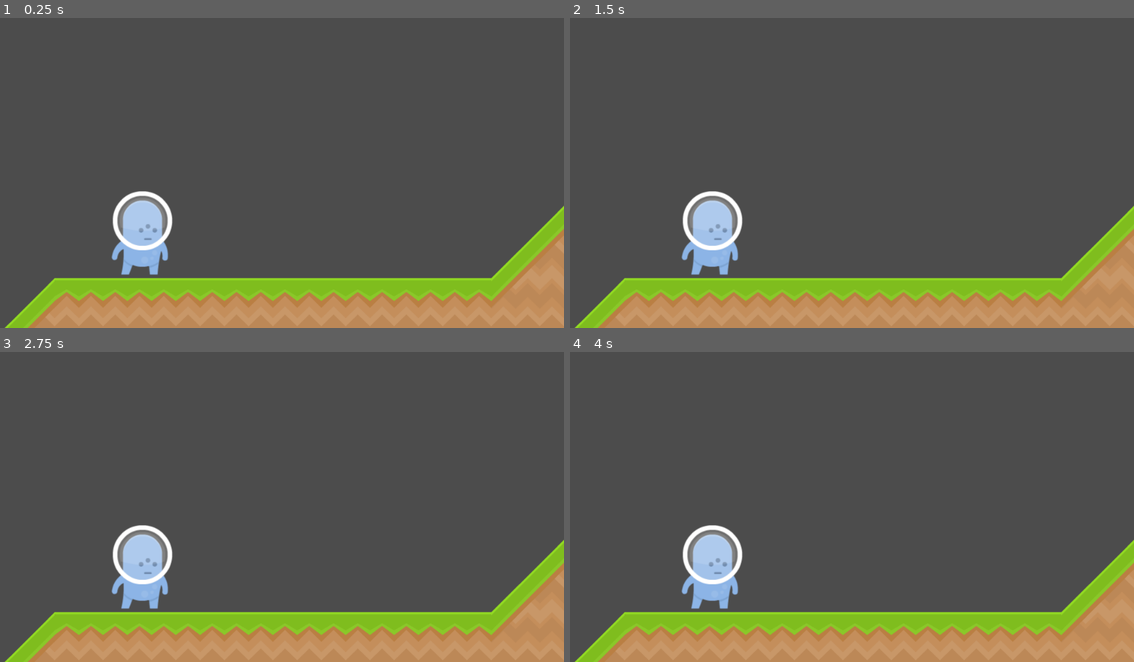
Above: before the commit, frames 1-4 (two rows, left to right).
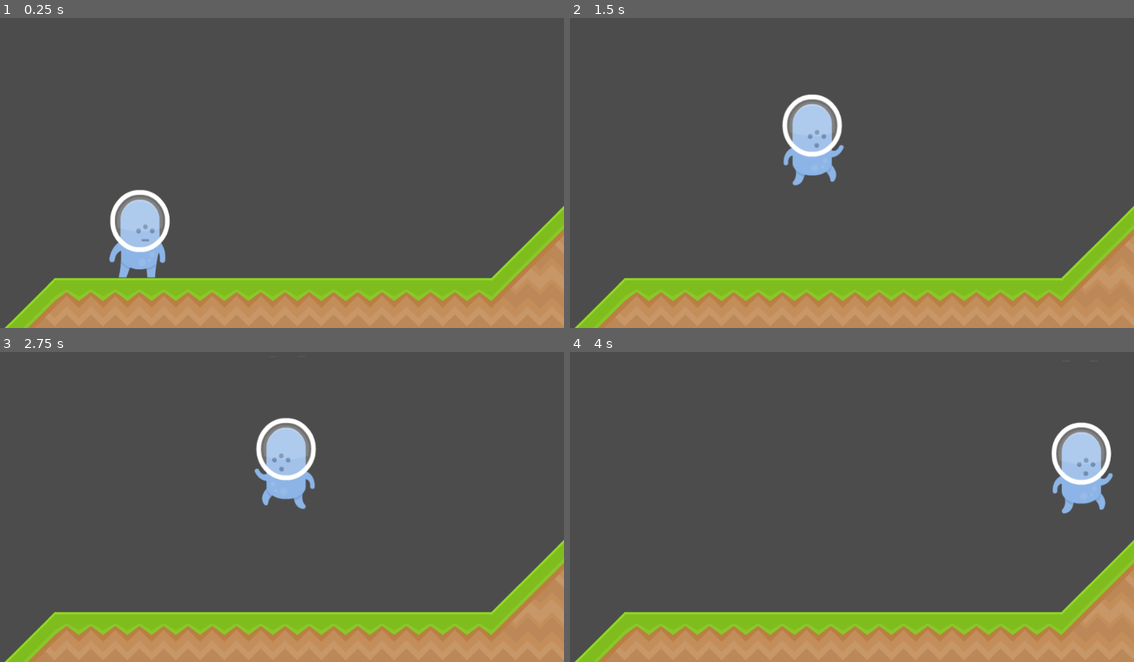
Above: after the commit, the same moments.

Repository: cpvanlue/midterm-cpvanlue
Game: Godot game, scene res://src/Level.tscn
The game is run twice, just before and just after one commit, with the same random seed, the same clock (stepped at 60 frames per second) and the same inputs. Before the commit the project has no main scene; this scene is started directly in both runs.
Inputs:
- Up to frame 1 (0.25 s): no input
- Up to frame 2 (1.5 s): hold S (crouch, bound only after the commit) 0.53-1.28 s; hold D (right, bound only after the commit) from 0.53 s (still down); tap Space (jump, bound only after the commit) at 0.77, 0.8, 1.07, 1.35 s
- Up to frame 3 (2.75 s): tap Space (jump, bound only after the commit) at 1.52, 1.82, 2.3 s; tap S (crouch, bound only after the commit) at 1.55 s; release D (right, bound only after the commit) at 2.03 s; hold A (left, bound only after the commit) from 2.03 s (still down); hold S (crouch, bound only after the commit) from 2.03 s (still down)
- Up to frame 4 (4 s): release A (left, bound only after the commit) at 2.78 s; release S (crouch, bound only after the commit) at 2.78 s; hold D (right, bound only after the commit) from 2.78 s (still down); tap S (crouch, bound only after the commit) at 2.85 s; tap Space (jump, bound only after the commit) at 3.02, 3.32, 3.6, 3.77 s

The runs differ from the first frame. In frame 1, 1.0% of the frame differs, in the area x 19-31%, y 55-84%; in frame 2, 4.6%; in frame 3, 4.6%; in frame 4, 4.6%, in the area x 19-97%, y 2-83%.

Commit message:
Add physics and movement to new Player script

Diff:
--- a/project.godot
+++ b/project.godot
@@ -11,7 +11,34 @@
 [application]
 
 config/name="CS315 Midsemester Jam"
+run/main_scene="res://src/Level.tscn"
 config/icon="res://icon.png"
+
+[input]
+
+left={
+"deadzone": 0.5,
+"events": [ Object(InputEventKey,"resource_local_to_scene":false,"resource_name":"","device":0,"alt":false,"shift":false,"control":false,"meta":false,"command":false,"pressed":false,"scancode":65,"unicode":0,"echo":false,"script":null)
+, Object(InputEventKey,"resource_local_to_scene":false,"resource_name":"","device":0,"alt":false,"shift":false,"control":false,"meta":false,"command":false,"pressed":false,"scancode":16777231,"unicode":0,"echo":false,"script":null)
+ ]
+}
+right={
+"deadzone": 0.5,
+"events": [ Object(InputEventKey,"resource_local_to_scene":false,"resource_name":"","device":0,"alt":false,"shift":false,"control":false,"meta":false,"command":false,"pressed":false,"scancode":68,"unicode":0,"echo":false,"script":null)
+, Object(InputEventKey,"resource_local_to_scene":false,"resource_name":"","device":0,"alt":false,"shift":false,"control":false,"meta":false,"command":false,"pressed":false,"scancode":16777233,"unicode":0,"echo":false,"script":null)
+ ]
+}
+jump={
+"deadzone": 0.5,
+"events": [ Object(InputEventKey,"resource_local_to_scene":false,"resource_name":"","device":0,"alt":false,"shift":false,"control":false,"meta":false,"command":false,"pressed":false,"scancode":32,"unicode":0,"echo":false,"script":null)
+ ]
+}
+crouch={
+"deadzone": 0.5,
+"events": [ Object(InputEventKey,"resource_local_to_scene":false,"resource_name":"","device":0,"alt":false,"shift":false,"control":false,"meta":false,"command":false,"pressed":false,"scancode":83,"unicode":0,"echo":false,"script":null)
+, Object(InputEventKey,"resource_local_to_scene":false,"resource_name":"","device":0,"alt":false,"shift":false,"control":false,"meta":false,"command":false,"pressed":false,"scancode":16777234,"unicode":0,"echo":false,"script":null)
+ ]
+}
 
 [physics]
 
--- a/src/Level.tscn
+++ b/src/Level.tscn
@@ -441,11 +441,11 @@
 format = 1
 tile_data = PoolIntArray( -982955, 17, 0, -917419, 17, 0, -851883, 17, 0, -786347, 17, 0, -720811, 17, 0, -655275, 17,  …(4512 unchanged characters)…
 
-[node name="Player" parent="." instance=ExtResource( 2 )]
-position = Vector2( 281.524, 377.741 )
-
 [node name="KillZone" type="Area2D" parent="."]
 
 [node name="CollisionShape2D" type="CollisionShape2D" parent="KillZone"]
 position = Vector2( 3875.92, 973.134 )
 shape = SubResource( 15 )
+
+[node name="Player" parent="." instance=ExtResource( 2 )]
+position = Vector2( 277.034, 337.332 )
--- /dev/null
+++ b/src/Player.gd
@@ -0,0 +1,47 @@
+extends KinematicBody2D
+
+
+const SPEED := 350
+const GRAVITY := 450
+
+export var jump_impulse := -1200
+
+var velocity := Vector2(0, 0)
+
+func _physics_process(delta: float) -> void:
+	reset_gravity_on_floor()
+	set_animation_and_speed(delta)
+	if is_on_ceiling():
+		velocity.y = 100
+	var _ignored = move_and_slide(velocity, Vector2(0, -1))
+	if not is_on_floor():
+		$AnimatedSprite.play("jump")
+	velocity.x = lerp(velocity.x, 0, 0.15)
+
+
+func reset_gravity_on_floor() -> void:
+	if is_on_floor():
+		velocity.y = 500
+
+
+func set_animation_and_speed(delta: float) -> void:
+	if Input.is_action_pressed("left"):
+		velocity.x = -SPEED
+		$AnimatedSprite.flip_h = true
+		$AnimatedSprite.play("walk")
+	elif Input.is_action_pressed("right"):
+		velocity.x = SPEED
+		$AnimatedSprite.flip_h = false
+		$AnimatedSprite.play("walk")
+	else:
+		$AnimatedSprite.play("idle")
+	if Input.is_action_pressed("crouch"):
+		$AnimatedSprite.play("duck")
+		if velocity.x < 0:
+			velocity.x += 200
+		elif velocity.x > 0:
+			velocity.x -= 200
+	if Input.is_action_just_pressed("jump") and is_on_floor():
+		velocity.y += jump_impulse
+	else:
+		velocity.y += GRAVITY * 3 * delta
--- a/src/Player.tscn
+++ b/src/Player.tscn
@@ -1,12 +1,14 @@
 [gd_scene load_steps=13 format=2]
 
 [ext_resource path="res://assets/spritesheet_players.png" type="Texture" id=1]
+[ext_resource path="res://src/Player.gd" type="Script" id=2]
 
 [sub_resource type="CapsuleShape2D" id=1]
 radius = 44.5495
 height = 40.9097
 
 [sub_resource type="RayShape2D" id=2]
+length = 36.5168
 
 [sub_resource type="AtlasTexture" id=3]
 flags = 4
@@ -38,15 +40,10 @@
 atlas = ExtResource( 1 )
 region = Rect2( 768, 1024, 128, 256 )
 
-[sub_resource type="AtlasTexture" id=9]
+[sub_resource type="AtlasTexture" id=10]
 flags = 4
 atlas = ExtResource( 1 )
 region = Rect2( 768, 256, 128, 256 )
-
-[sub_resource type="AtlasTexture" id=10]
-flags = 4
-atlas = ExtResource( 1 )
-region = Rect2( 768, 1024, 128, 256 )
 
 [sub_resource type="SpriteFrames" id=11]
 animations = [ {
@@ -60,18 +57,19 @@
 "name": "walk",
 "speed": 5.0
 }, {
-"frames": [ SubResource( 8 ), SubResource( 9 ) ],
-"loop": false,
-"name": "jump",
-"speed": 10.0
+"frames": [ SubResource( 8 ) ],
+"loop": true,
+"name": "duck",
+"speed": 5.0
 }, {
 "frames": [ SubResource( 10 ) ],
 "loop": true,
-"name": "duck",
-"speed": 5.0
+"name": "jump",
+"speed": 10.0
 } ]
 
 [node name="Player" type="KinematicBody2D"]
+script = ExtResource( 2 )
 
 [node name="Hitbox" type="CollisionShape2D" parent="."]
 position = Vector2( 0, 49.7669 )
@@ -82,7 +80,7 @@
 shape = SubResource( 2 )
 
 [node name="AnimatedSprite" type="AnimatedSprite" parent="."]
+position = Vector2( 0, 6.62164 )
+scale = Vector2( 1, 1.05173 )
 frames = SubResource( 11 )
-animation = "idle"
-frame = 1
-playing = true
+animation = "jump"
